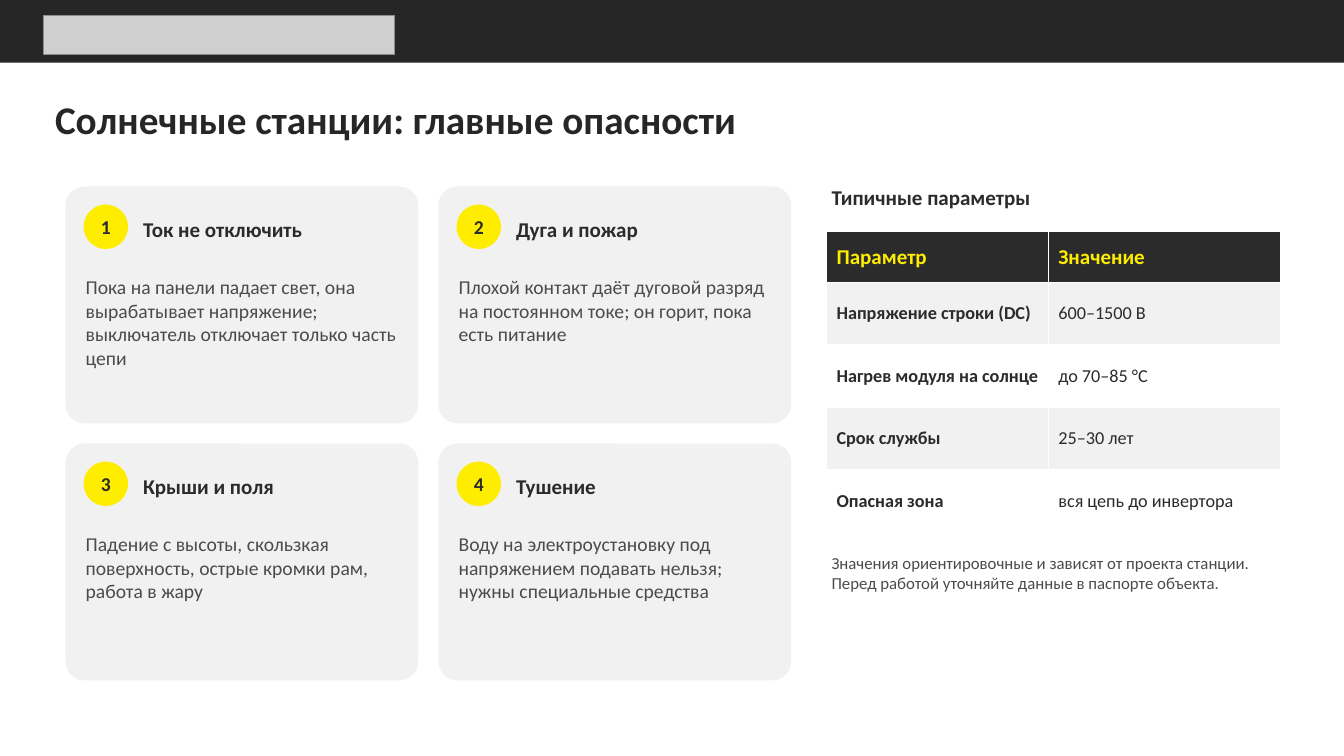
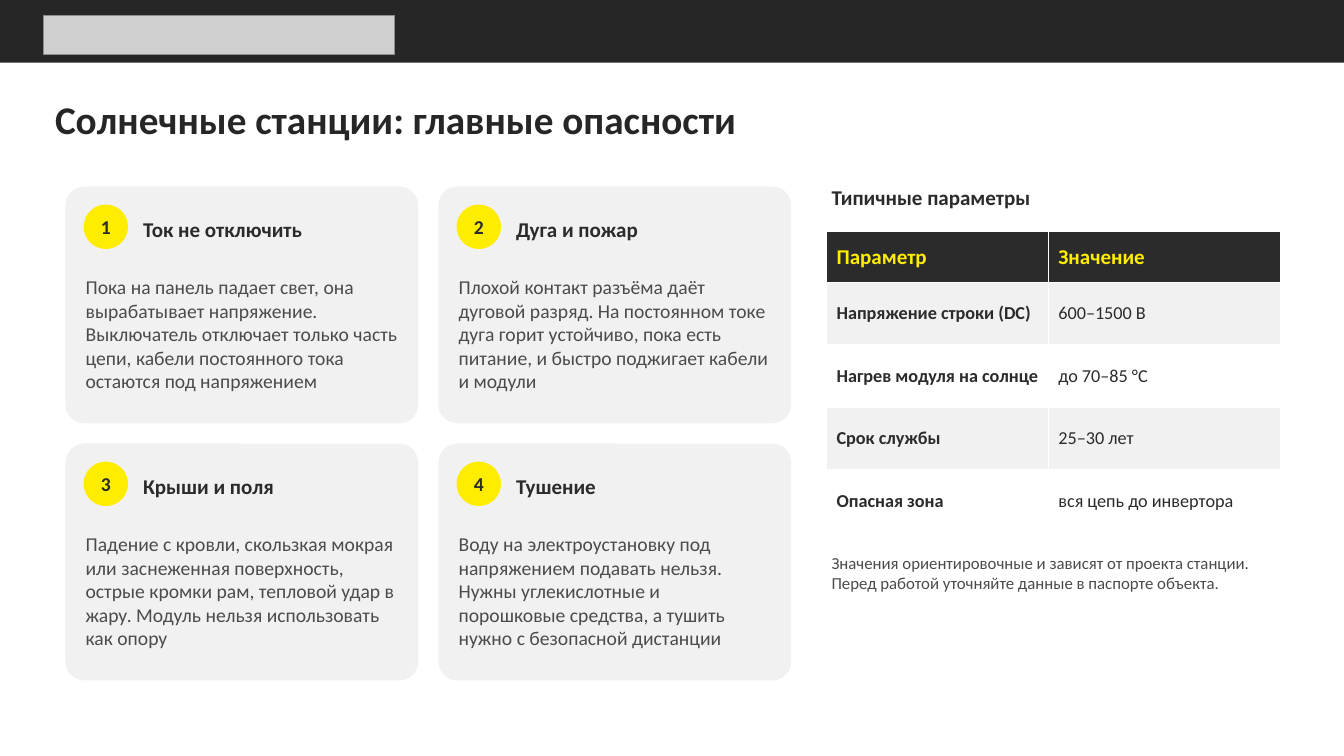
Before and after one commit to Goga288/the-rig, a slide deck: slide 4 of out/Безопасность_альтернативной_энергетики.pptx. Drawn at 1344x756 pixels with LibreOffice and Linux fonts; fonts in the diff are those of the drawing; grey boxes stand for pictures. Boxes give left, top, right and bottom in pixels: in the first picture for what was removed or moved away, otherwise in the second. Text is boxed around its words. In the diff, an @@ line names an element or a change of style, - is before the commit and + after.

```diff
--- a/out/Безопасность_альтернативной_энергетики.pptx
+++ b/out/Безопасность_альтернативной_энергетики.pptx
@@ text at (86,281,397,391): text changed @@
-Пока на панели падает свет, она вырабатывает напряжение; выключатель отключает только часть цепи
+Пока на панель падает свет, она вырабатывает напряжение. Выключатель отключает только часть цепи, кабели постоянного тока остаются под напряжением
@@ text at (459,281,768,391): text changed @@
-Плохой контакт даёт дуговой разряд на постоянном токе; он горит, пока есть питание
+Плохой контакт разъёма даёт дуговой разряд. На постоянном токе дуга горит устойчиво, пока есть питание, и быстро поджигает кабели и модули
@@ text at (86,538,394,648): text changed @@
-Падение с высоты, скользкая поверхность, острые кромки рам, работа в жару
+Падение с кровли, скользкая мокрая или заснеженная поверхность, острые кромки рам, тепловой удар в жару. Модуль нельзя использовать как опору
@@ text at (459,538,725,648): text changed @@
-Воду на электроустановку под напряжением подавать нельзя; нужны специальные средства
+Воду на электроустановку под напряжением подавать нельзя. Нужны углекислотные и порошковые средства, а тушить нужно с безопасной дистанции
```
Also in this commit, not shown: 10 other slides changed, 3 slides added, 1 other file.
